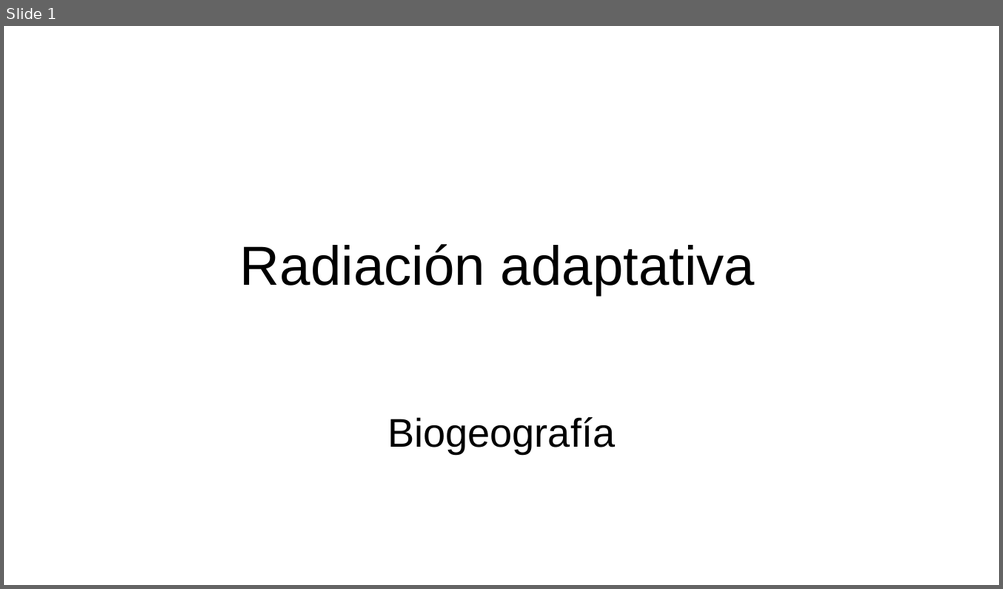
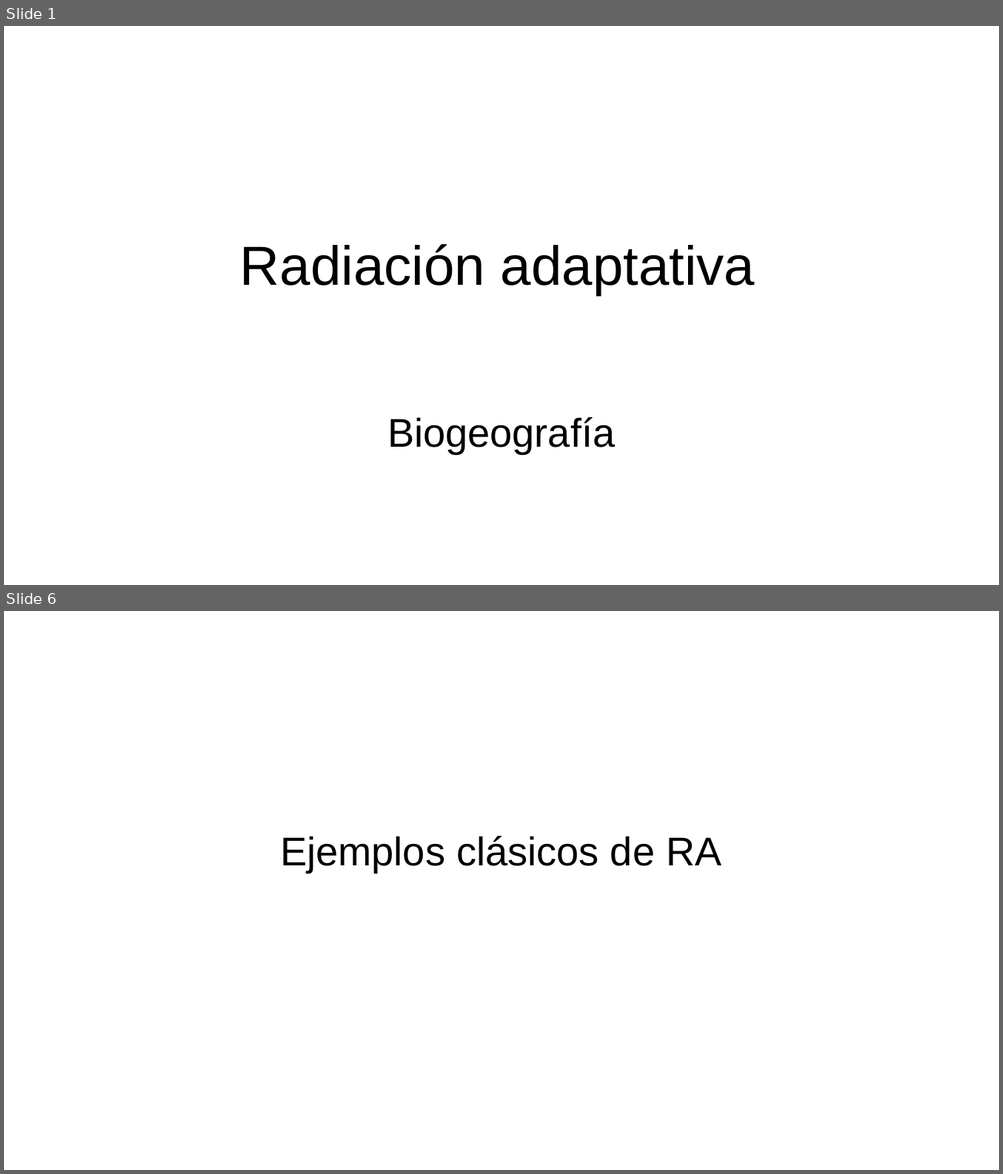
Before and after one commit to gerardommc/Biogeo-Macroecologia, a slide deck: Radiacion.odp. Shown one above the other, each under a label of ours: slide 1 before the commit, slides 1 and 6 after it; the slides between them are not shown. The pictures are 1003x589 and 1003x1174 pixels, drawn with LibreOffice and Linux fonts; fonts in the diff are those of the drawing. Boxes give left, top, right and bottom in pixels: in the first picture for what was removed or moved away, otherwise in the second. Text is boxed around its words. In the diff, an @@ line names an element or a change of style, - is before the commit and + after.

```diff
--- a/Radiacion.odp
+++ b/Radiacion.odp
@@ slide 6 added at (x1=4, y1=611, x2=999, y2=1170), background #FFFFFF @@
@@ subtitle added at (x1=280, y1=836, x2=721, y2=872), 32 pt, text #000000 @@
+Ejemplos clásicos de RA
```
Also in this commit, not shown: 1 slide changed, 5 other slides added, 1 slide removed, 2 other files.
